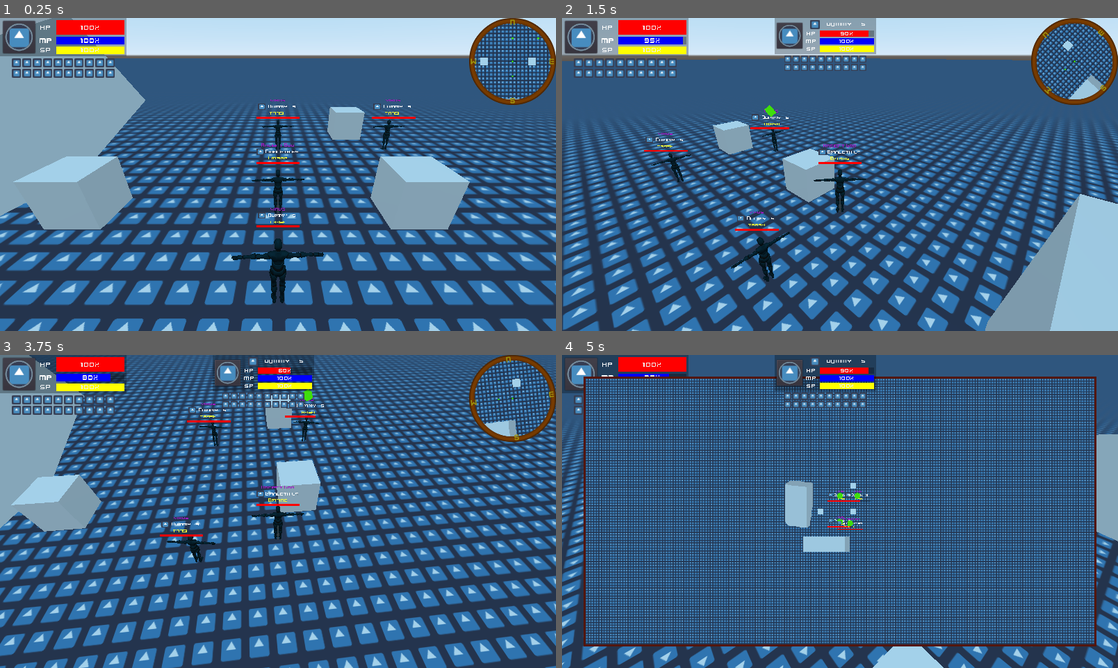
Above: before the commit, frames 1-4 (two rows, left to right).
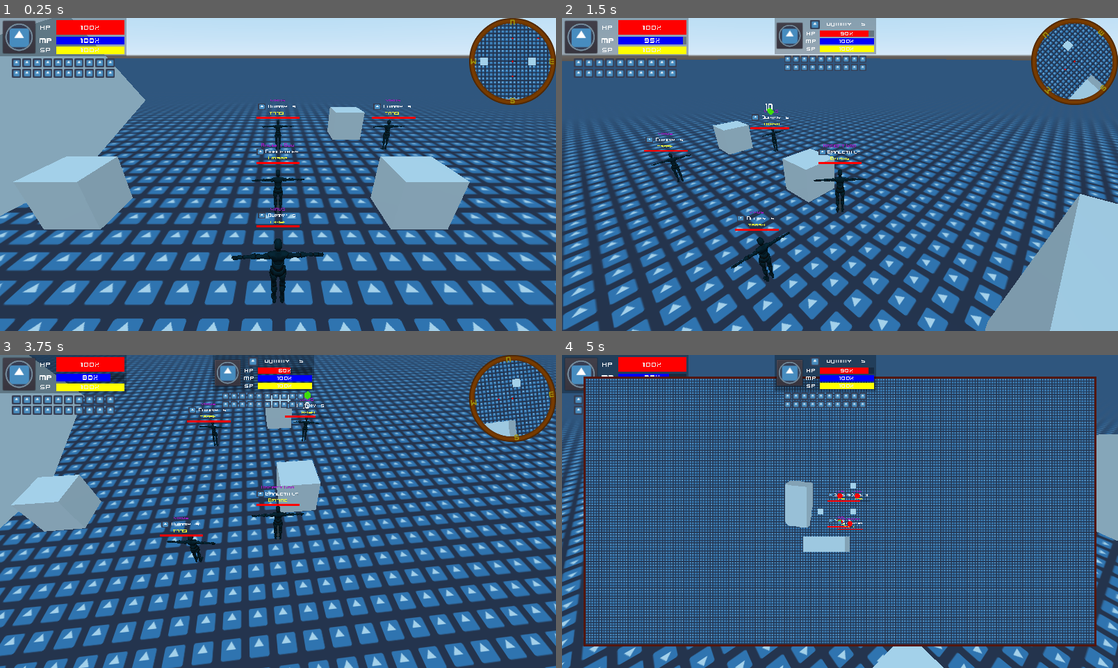
Above: after the commit, the same moments.

Repository: Emaleth/Aether_client
Game: Godot game, scene res://src/world/World.tscn
The game is run twice, just before and just after one commit, with the same random seed, the same clock (stepped at 60 frames per second) and the same inputs. The engine's default icon, where the game draws it, is replaced by a stand-in: a white triangle on a blue panel in a dark square.
Inputs (mouse positions are in pixels of both pictures, inside the frame that each line leads up to):
- Up to frame 1 (0.25 s): no input
- Up to frame 2 (1.5 s): move the mouse to (962, 158) at 0.52 s; hold D (move_right) 0.53-1.28 s; tap Tab (next_target) at 0.6 s; click (962, 158) at 0.67 s; tap Space (jump) at 0.77 s; move the mouse to (728, 190) at 1.27 s; hold S (move_backward) from 1.28 s (still down); tap Middle mouse button (pan) at 1.35 s
- Up to frame 3 (3.75 s): tap Space (jump) at 1.52, 3.02 s; move the mouse to (333, 442) at 2.02 s; release S (move_backward) at 2.03 s; hold D (move_right) 2.03-2.78 s; hold Right mouse button (secondary_action) 2.03-2.78 s; move the mouse to (272, 517) at 2.77 s; hold W (move_forward) 2.78-3.53 s; tap Mouse wheel up (zoom_in) at 2.85 s; click (272, 517) at 2.92 s; move the mouse to (444, 558) at 3.52 s; hold A (move_left) from 3.53 s (still down); tap Mouse wheel down (zoom_out) at 3.6 s
- Up to frame 4 (5 s): keep holding A (move_left); tap Space (jump) at 3.77, 4.52 s; tap M (map) at 4.15 s; move the mouse to (673, 464) at 4.27 s; tap Tab (next_target) at 4.35 s

The runs differ from the first frame. In frame 1, less than 0.1% of the frame differs, in the area x 18-97%, y 6-67%; in frame 2, less than 0.1%; in frame 3, less than 0.1%; in frame 4, less than 0.1%, in the area x 49-100%, y 44-60%.

Commit message:
floating hit numbers and improved target/minimap indicators

Diff:
--- a/src/actors/Actor.gd
+++ b/src/actors/Actor.gd
@@ -99,6 +99,7 @@
 onready var attack_area = $AttackArea
 onready var attack_ray = $AttackRay
 onready var gcd : Timer = $GlobalCoolDown
+onready var hit_num = preload("res://src/hit_number/HitNumber.tscn")
 
 signal target_lost
 signal res_mod
@@ -207,6 +208,10 @@
 
 func hurt(amount) -> void:
 	modify_resource("health", -amount)
+	var h = hit_num.instance()
+	get_tree().root.add_child(h)
+	h.global_transform.origin = global_transform.origin + Vector3(0, 2.5, 0)
+	h.conf(amount)
 
 func equip_item(item) -> void:
 	equipment.mainhand.slot.add_child(item)
@@ -221,21 +226,15 @@
 	mesh.set_layer_mask_bit(2, true)
 
 func show_indicator(yay_or_nay : bool):
-	for i in $TargetIndicator.get_children():
-		if i is MeshInstance:
-			if yay_or_nay == true:
-				i.set_layer_mask_bit(2, true)
-				$TargetIndicator.bounce()
-			else:
-				i.set_layer_mask_bit(2, false)
-				$TargetIndicator.halt()
-
+	if yay_or_nay:
+		$TargetIndicator.bounce()
+	else:
+		$TargetIndicator.halt()
 
 func _on_AttackArea_body_entered(body: Node) -> void:
 	if body is KinematicBody:
 		if body != self:
 			target_list.append(body)
-
 
 func _on_AttackArea_body_exited(body: Node) -> void:
 	if body is KinematicBody:
--- a/src/gui/TargetIndicator.gd
+++ b/src/gui/TargetIndicator.gd
@@ -9,6 +9,7 @@
 
 onready var tween : Tween = $Tween
 onready var target_indicator : MeshInstance = $TargetIndicator
+onready var minimap_indicator : MeshInstance = $MinimapIndicator
 var type
 
 func _ready() -> void:
@@ -16,11 +17,13 @@
 	target_indicator.transform.origin.y = 3.3
 
 func bounce():
+	target_indicator.show()
 	tween.remove_all()
 	tween.interpolate_property(target_indicator, "transform:origin:y", 3.3, 3, 0.7, Tween.TRANS_QUAD, Tween.EASE_IN)
 	tween.interpolate_property(target_indicator, "transform:origin:y", 3, 3.3, 1, Tween.TRANS_SINE, Tween.EASE_OUT, 0.7)
 	tween.start()
 
 func halt():
+	target_indicator.hide()
 	tween.stop_all()
 	target_indicator.transform.origin.y = 3.3
--- a/src/gui/TargetIndicator.tscn
+++ b/src/gui/TargetIndicator.tscn
@@ -1,23 +1,39 @@
-[gd_scene load_steps=4 format=2]
+[gd_scene load_steps=6 format=2]
 
 [ext_resource path="res://src/gui/TargetIndicator.gd" type="Script" id=1]
 
 [sub_resource type="CubeMesh" id=1]
-size = Vector3( 0.03, 0.03, 0.03 )
+size = Vector3( 0.02, 0.02, 0.02 )
 
 [sub_resource type="SpatialMaterial" id=2]
 flags_unshaded = true
 flags_fixed_size = true
 albedo_color = Color( 0.247059, 0.866667, 0.0470588, 1 )
 
+[sub_resource type="SphereMesh" id=3]
+radius = 0.02
+height = 0.001
+
+[sub_resource type="SpatialMaterial" id=4]
+flags_unshaded = true
+flags_fixed_size = true
+albedo_color = Color( 1, 0, 0, 1 )
+
 [node name="Spatial" type="Spatial"]
 script = ExtResource( 1 )
 
 [node name="TargetIndicator" type="MeshInstance" parent="."]
 transform = Transform( 0.707107, 0.707107, 0, -0.579228, 0.579228, -0.573576, -0.40558, 0.40558, 0.819152, 0, 3, 0 )
-layers = 2
+visible = false
+layers = 4
 mesh = SubResource( 1 )
 material/0 = SubResource( 2 )
+
+[node name="MinimapIndicator" type="MeshInstance" parent="."]
+transform = Transform( 1, 0, 0, 0, 1, 0, 0, 0, 1, 0, 3, 0 )
+layers = 2
+mesh = SubResource( 3 )
+material/0 = SubResource( 4 )
 
 [node name="Tween" type="Tween" parent="."]
 repeat = true
--- /dev/null
+++ b/src/hit_number/HitNumber.gd
@@ -0,0 +1,26 @@
+extends Spatial
+
+onready var tween : Tween = $Tween
+onready var mesh = $MeshInstance
+onready var viewport = $MeshInstance/Viewport
+onready var label = $MeshInstance/Viewport/Label
+
+func _ready() -> void:
+	conf(56)
+
+func conf(value) -> void:
+	label.text = str(value)
+	mesh.get("material/0").albedo_texture = viewport.get_texture()
+	tween.remove_all()
+	tween.interpolate_property(
+		mesh,
+		"transform:origin:y",
+		mesh.transform.origin.y,
+		mesh.transform.origin.y + 1,
+		1,
+		Tween.TRANS_LINEAR,
+		Tween.EASE_IN
+		)
+	tween.start()
+	yield(tween, "tween_all_completed")
+	queue_free()
--- /dev/null
+++ b/src/hit_number/HitNumber.tscn
@@ -0,0 +1,46 @@
+[gd_scene load_steps=5 format=2]
+
+[ext_resource path="res://src/hit_number/HitNumber.gd" type="Script" id=1]
+[ext_resource path="res://assets/fonts/ContentUI.tres" type="DynamicFont" id=2]
+
+[sub_resource type="QuadMesh" id=3]
+size = Vector2( 0.08, 0.04 )
+
+[sub_resource type="SpatialMaterial" id=2]
+resource_local_to_scene = true
+flags_transparent = true
+flags_unshaded = true
+flags_fixed_size = true
+params_billboard_mode = 1
+params_billboard_keep_scale = true
+
+[node name="HitNumber" type="Spatial"]
+script = ExtResource( 1 )
+
+[node name="MeshInstance" type="MeshInstance" parent="."]
+mesh = SubResource( 3 )
+material/0 = SubResource( 2 )
+
+[node name="Viewport" type="Viewport" parent="MeshInstance"]
+size = Vector2( 45, 14 )
+transparent_bg = true
+handle_input_locally = false
+disable_3d = true
+usage = 1
+render_target_v_flip = true
+gui_disable_input = true
+
+[node name="Label" type="Label" parent="MeshInstance/Viewport"]
+margin_right = 45.0
+margin_bottom = 14.0
+grow_horizontal = 2
+grow_vertical = 2
+custom_fonts/font = ExtResource( 2 )
+text = "<num>"
+align = 1
+valign = 1
+__meta__ = {
+"_edit_use_anchors_": false
+}
+
+[node name="Tween" type="Tween" parent="."]
